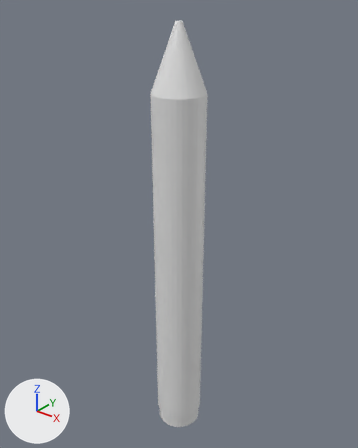
The Blender file Assets/Meshes/pencil.blend: old version first, new version second.
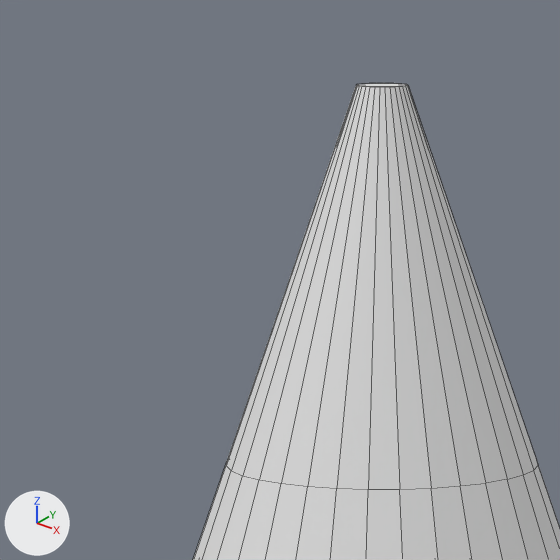
Each version is shown whole from a camera (50 mm lens) standing at (3.099, -3.874, 3.04) and looking at (-0.09, 0.113, 0.569), then close up on the part from 35% to 57% of the width and 2% to 19% of the height. The lights are fixed; the arrows at lower left show +X, +Y and +Z. The close-ups show mesh edges as thin lines.
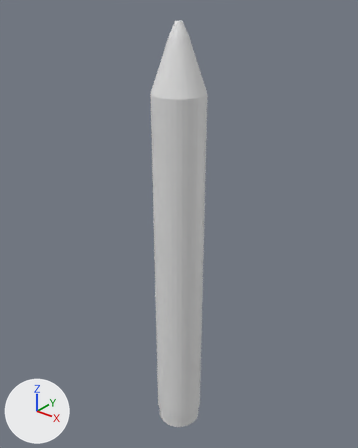
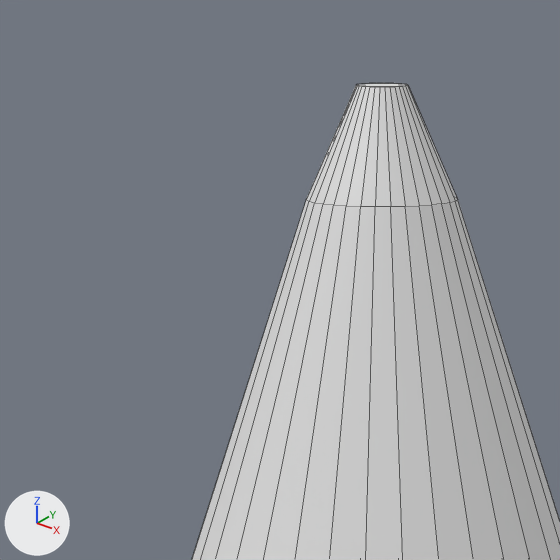
What the commit changed:
me_cylinder has 288 vertices, 258 faces and spans x -1.0..1.0, y -1.0..1.0, z -1.09..1.36.
me_cylinder is used by ob_cylinder; location (0.0, 0.0, 0.0); scale (0.281, 0.281, 2.01).
me_cylinder part 1: all 32 vertices in x -0.73..0.73, y -0.73..0.73, z 1.13 are scaled about their middle by (0.471, 0.471, 1), then moved by (0.0, 0.0, 0.16).

Where the change shows, as pixel boxes (x1, y1, x2, y2) in the close-ups (560 x 560 px; the box of a moved part takes in the faces that stretch with it):
'Cylinder', reshaped: before (193, 83, 560, 560); after (192, 83, 560, 560)
part 1 of me_cylinder, moved or reshaped: before (193, 85, 560, 560); after (192, 85, 560, 560)
